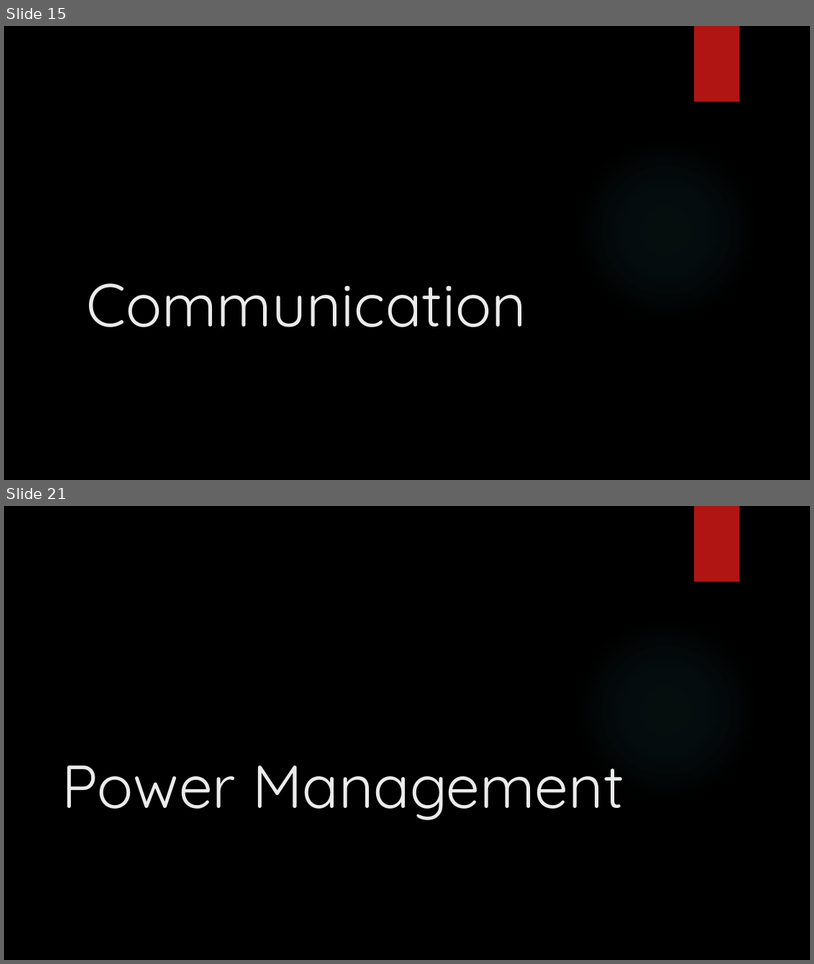
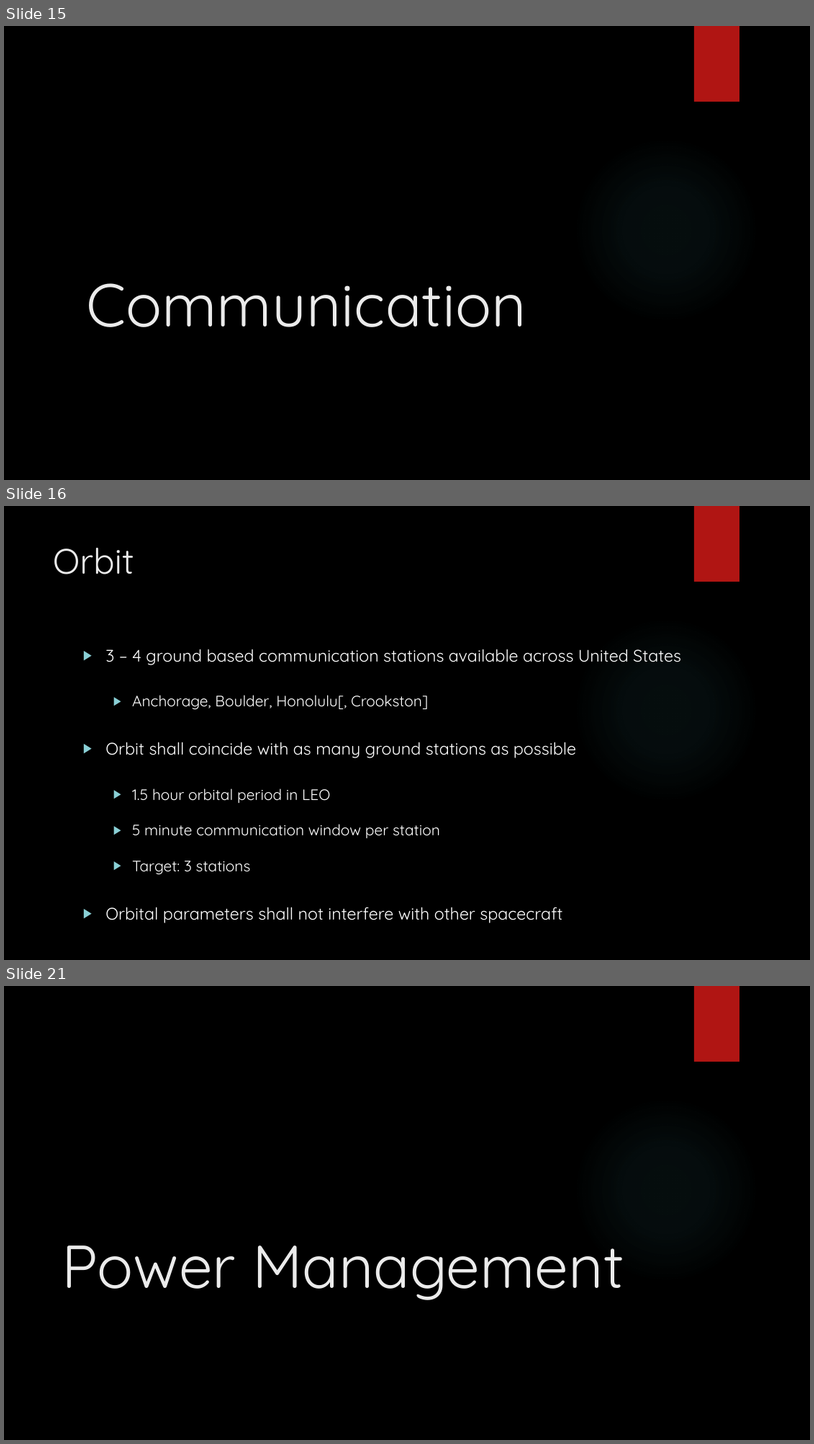
Before and after one commit to HASP-UMN/CubeSat, a slide deck: Presentations/PDR_Presentation.pptx. Shown one above the other, each under a label of ours: slides 15 and 21 before the commit, slides 15, 16 and 21 after it; the slides between them are not shown. The pictures are 814x964 and 814x1444 pixels, drawn with LibreOffice and Linux fonts; fonts in the diff are those of the drawing; background and template pictures are left out. Boxes give left, top, right and bottom in pixels: in the first picture for what was removed or moved away, otherwise in the second. Text is boxed around its words. In the diff, an @@ line names an element or a change of style, - is before the commit and + after.

```diff
--- a/Presentations/PDR_Presentation.pptx
+++ b/Presentations/PDR_Presentation.pptx
@@ slide 16 added at bbox=[4, 506, 810, 960], background picture (left out); not listed: 2 template elements that a slide beside it also shows @@
@@ title added at bbox=[53, 548, 134, 574], 42 pt, text #EBEBEB @@
+Orbit
@@ text added at bbox=[106, 649, 682, 923], 20 pt, text #FFFFFF @@
+▶ 3 – 4 ground based communication stations available across United States
+  ▶ Anchorage, Boulder, Honolulu[, Crookston]
+▶ Orbit shall coincide with as many ground stations as possible
+  ▶ 1.5 hour orbital period in LEO
+  ▶ 5 minute communication window per station
+  ▶ Target: 3 stations
+▶ Orbital parameters shall not interfere with other spacecraft
```
Also in this commit, not shown: 3 slides changed, 2 other slides added, 2 slides removed.
